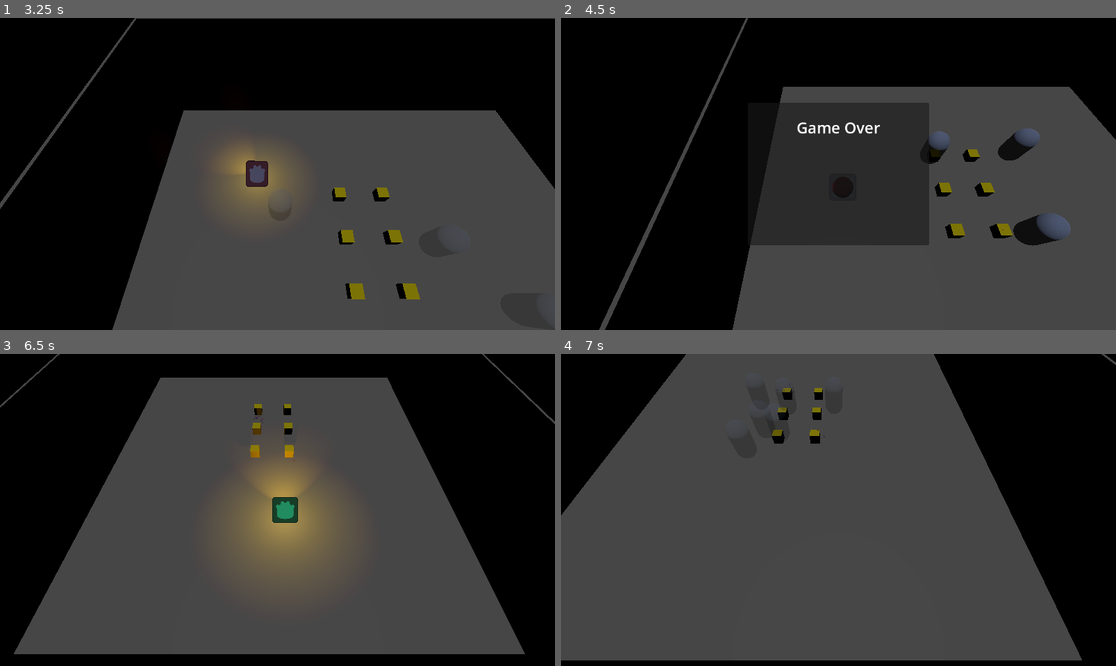
Above: before the commit, frames 1-4 (two rows, left to right).
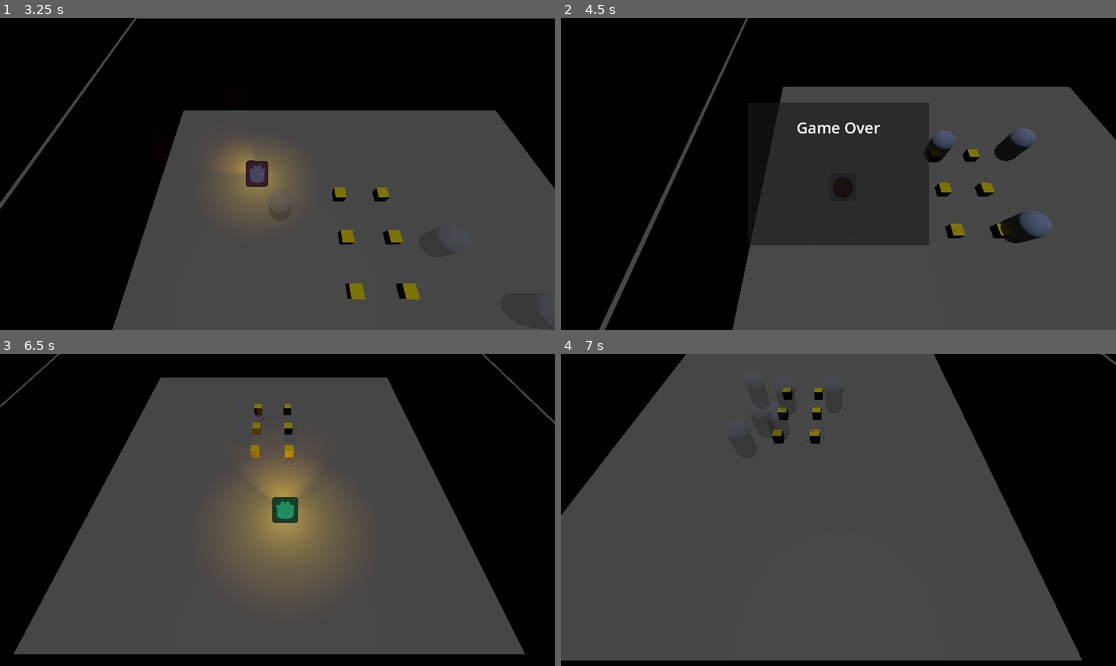
Above: after the commit, the same moments.

Repository: Rusty-Rat-Studios/dead-living-and-dying
Game: Godot game, scene res://test/2.2_ghost_possessable_interaction/2.2_many_ghosts_many_possessables.tscn
Same seed, same stepped clock (60 frames per second), same inputs: the game is played once before the commit and once after it. This scene is started directly instead of the project's main scene. The engine's default icon, where the game draws it, is replaced by a stand-in: a white triangle on a blue panel in a dark square.
Inputs (mouse positions are in pixels of both pictures, inside the frame that each line leads up to):
- Up to frame 1 (3.25 s): tap Enter at 0.5 s; move the mouse to (249, 236) at 0.52 s; hold Up (ui_up) 0.53-2.03 s; tap E (interact) at 0.6, 2.85 s; tap Keypad Enter (ui_accept) at 0.77, 1.52, 3.02 s; move the mouse to (444, 220) at 1.27 s; click (444, 220) at 1.35 s; move the mouse to (111, 127) at 2.02 s; hold Left (ui_left) from 2.03 s (still down); tap Tab at 2.1 s; move the mouse to (305, 174) at 2.77 s
- Up to frame 2 (4.5 s): move the mouse to (755, 96) at 3.52 s; release Left (ui_left) at 3.53 s; press the mouse at (755, 96) at 3.53 s; hold Down (ui_down) 3.53-4.28 s; tap Keypad Enter (ui_accept) at 3.77 s; move the mouse to (960, 158) at 4.27 s; release the mouse at (960, 158) at 4.28 s; hold Right (ui_right) from 4.28 s (still down); tap Tab at 4.35 s
- Up to frame 3 (6.5 s): tap Keypad Enter (ui_accept) at 4.52, 5, 5.75, 6.02 s; move the mouse to (166, 525) at 5.02 s; release Right (ui_right) at 5.03 s; hold Up (ui_up) 5.03-5.78 s; tap E (interact) at 5.1 s; move the mouse to (333, 441) at 5.77 s; hold Right (ui_right) from 5.78 s (still down); click (333, 441) at 5.85 s
- Up to frame 4 (7 s): keep holding Right (ui_right); move the mouse to (810, 572) at 6.52 s; tap Tab at 6.6 s; tap Keypad Enter (ui_accept) at 6.77 s

Frame 1 is identical in both runs. In frame 2, 1.0% of the frame differs, in the area x 66-92%, y 35-74%; in frame 3, less than 0.1%; in frame 4, less than 0.1%.

Commit message:
Change ghost states to use const speed values

Diff:
--- a/ghost/ghost.gd
+++ b/ghost/ghost.gd
@@ -3,6 +3,7 @@
 
 signal hit
 
+const BASE_SPEED: float = 4.0
 # time to wait before attacking when player enters room
 const ATTACK_DELAY: float = 0.3
 
@@ -10,7 +11,7 @@
 
 @onready var state_machine: Node = $StateMachine
 
-@onready var speed: float = 4.0
+@onready var speed: float = BASE_SPEED
 @onready var current_room: Room = get_parent()
 @onready var player_in_room: bool = false
 @onready var target_pos: Vector3 = Vector3.ZERO
--- a/ghost/state_attacking.gd
+++ b/ghost/state_attacking.gd
@@ -1,4 +1,6 @@
 extends GhostState
+
+const ATTACK_SPEED: float = 7.0
 
 @onready var player: Player = PlayerHandler.get_player()
 
@@ -14,7 +16,12 @@
 	if not (_parent.player_in_room and PlayerHandler.get_player_state() == "Dead"):
 		change_state(States.WAITING)
 		return
-	_parent.speed = 7.0
+	_parent.speed = ATTACK_SPEED
+
+
+func exit() -> void:
+	super()
+	_parent.speed = _parent.BASE_SPEED
 
 
 func process_state() -> void:
--- a/ghost/state_possessing.gd
+++ b/ghost/state_possessing.gd
@@ -34,6 +34,7 @@
 
 
 func enter() -> void:
+	_parent.speed = _parent.BASE_SPEED
 	# enable possessable detector
 	detector_collision_shape.set_deferred("disabled", false)
 	# reset decision timer
--- a/ghost/state_waiting.gd
+++ b/ghost/state_waiting.gd
@@ -1,5 +1,6 @@
 extends GhostState
 
+const WAITING_SPEED: float = 3.0
 const PAUSE_DURATION_MAX: float = 3.0
 const PAUSE_DURATION_MIN: float = 1.0
 const POSSESS_CHANCE: float = .75
@@ -18,7 +19,7 @@
 
 
 func enter() -> void:
-	_parent.speed = 3.0
+	_parent.speed = WAITING_SPEED
 
 	# dynamically generate bounding box based on floor size of ghost's current room
 	var floor_mesh_instance: MeshInstance3D = _parent.current_room.get_node("Floor/MeshInstance3D")
@@ -40,6 +41,7 @@
 
 func exit() -> void:
 	super()
+	_parent.speed = _parent.BASE_SPEED
 	is_paused = false
 	pause_timer.stop()
 
